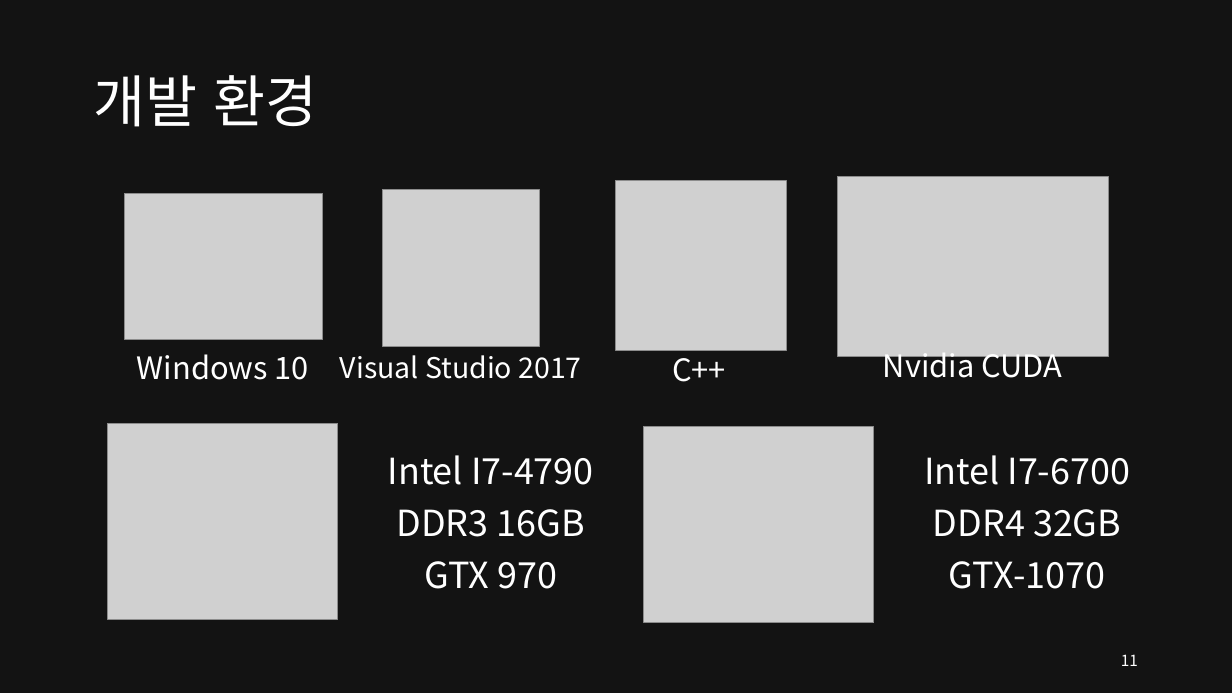
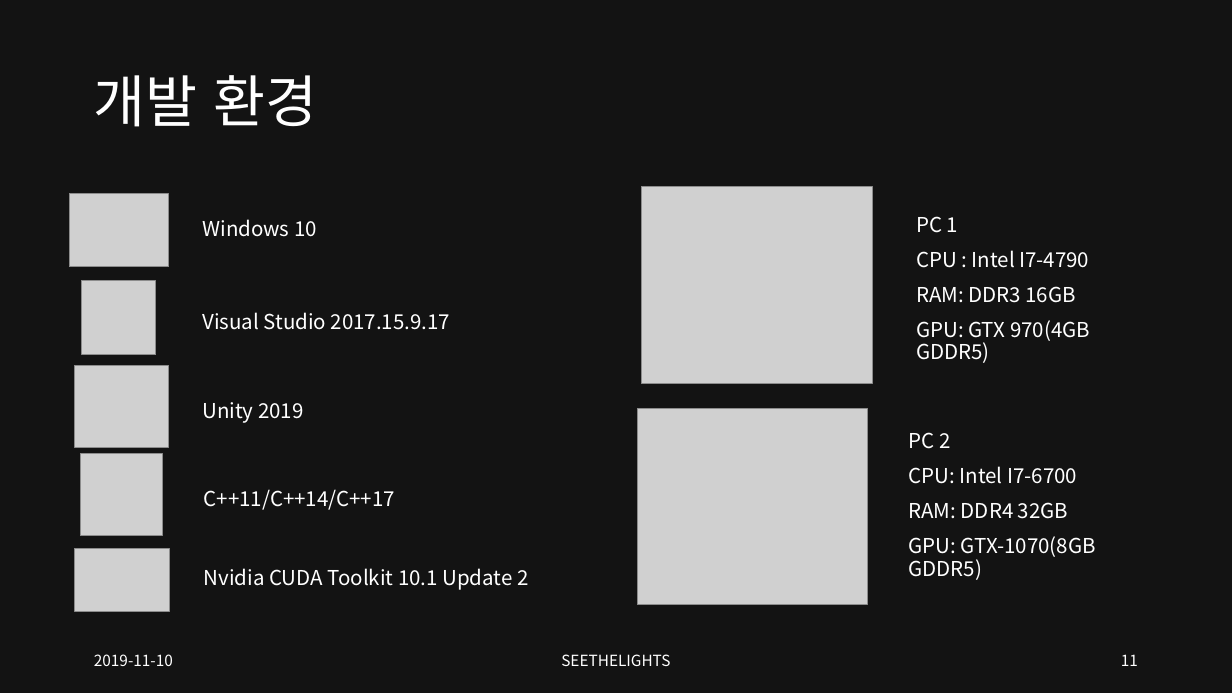
Before and after one commit to SEETHELGIHT/CapstonePlanning, a slide deck: slide 11 of doc/GPU-Accelerated_Ray_Tracing.pptx. Drawn at 1232x693 pixels with LibreOffice and Linux fonts; fonts in the diff are those of the drawing; grey boxes stand for pictures. Boxes give left, top, right and bottom in pixels: in the first picture for what was removed or moved away, otherwise in the second. Text is boxed around its words. In the diff, an @@ line names an element or a change of style, - is before the commit and + after.

Commit message:
presentation draft: last modify

```diff
--- a/doc/GPU-Accelerated_Ray_Tracing.pptx
+++ b/doc/GPU-Accelerated_Ray_Tracing.pptx
@@ picture removed at bbox=[837, 177, 1108, 356] @@
@@ picture: place and size @@
-picture at bbox=[124, 193, 323, 339]
+picture at bbox=[69, 194, 169, 267]
@@ text "Windows 10": place and size @@
-text "Windows 10" at bbox=[137, 354, 309, 380]
+text "Windows 10" at bbox=[202, 219, 317, 237]
@@ text "Windows 10" at bbox=[202, 219, 317, 237]: size 24 to 16 pt; alignment centre to left @@
@@ picture: place and size @@
-picture at bbox=[107, 423, 337, 619]
+picture at bbox=[641, 187, 872, 384]
@@ text at bbox=[916, 216, 1090, 363]: text changed; size 28 to 16 pt @@
-Intel I7-4790
-DDR3 16GB
-GTX 970
+PC 1
+CPU : Intel I7-4790
+RAM: DDR3 16GB
+GPU: GTX 970(4GB GDDR5)
@@ picture: place and size @@
-picture at bbox=[383, 189, 540, 347]
+picture at bbox=[82, 281, 156, 355]
@@ text at bbox=[202, 312, 450, 330]: text changed; size 22.2 to 16 pt @@
-Visual Studio 2017
+Visual Studio 2017.15.9.17
@@ text removed at bbox=[672, 349, 726, 382] @@
-C++
@@ text removed at bbox=[883, 346, 1063, 378] @@
-Nvidia CUDA
@@ picture added at bbox=[74, 365, 168, 447] @@
@@ text added at bbox=[202, 402, 304, 423], 16 pt, text #FFFFFF @@
+Unity 2019
@@ picture: place and size @@
-picture at bbox=[644, 427, 874, 623]
+picture at bbox=[638, 409, 868, 604]
@@ text at bbox=[909, 432, 1096, 580]: text changed; size 28 to 16 pt @@
-Intel I7-6700
-DDR4 32GB
-GTX-1070
+PC 2
+CPU: Intel I7-6700
+RAM: DDR4 32GB
+GPU: GTX-1070(8GB GDDR5)
@@ picture: place and size @@
-picture at bbox=[616, 180, 787, 350]
+picture at bbox=[80, 454, 163, 536]
@@ text added at bbox=[204, 489, 395, 510], 16 pt, text #FFFFFF @@
+C++11/C++14/C++17
@@ picture added at bbox=[75, 549, 169, 612] @@
@@ text added at bbox=[204, 568, 528, 590], 16 pt, text #FFFFFF @@
+Nvidia CUDA Toolkit 10.1 Update 2
@@ text added at bbox=[94, 654, 173, 666], 12 pt, text #FFFFFF @@
+2019-11-10
@@ text added at bbox=[561, 654, 670, 666], 12 pt, text #FFFFFF @@
+SEETHELIGHTS
```
Also in this commit, not shown: 15 other slides changed, 1 slide added, 5 slides removed.
